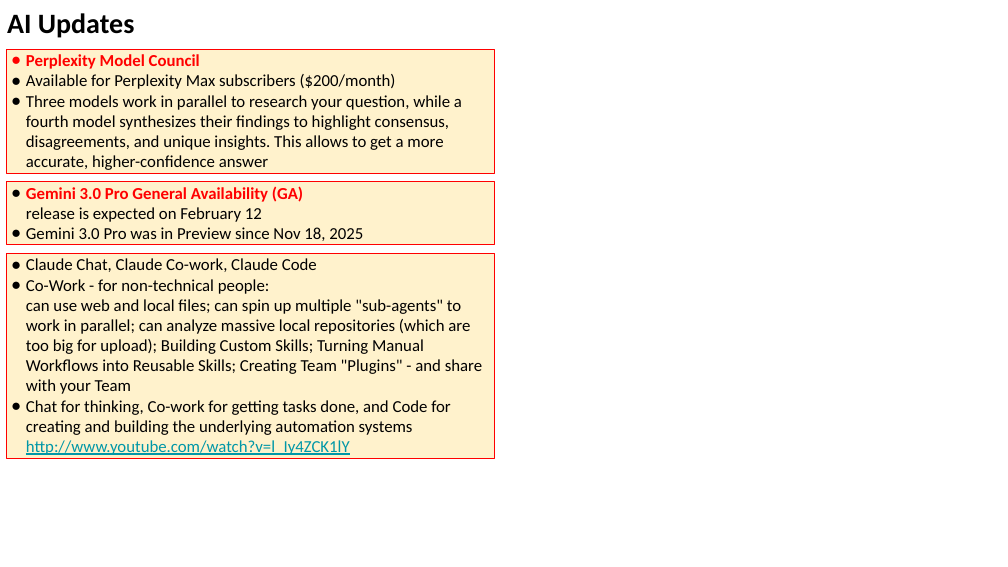
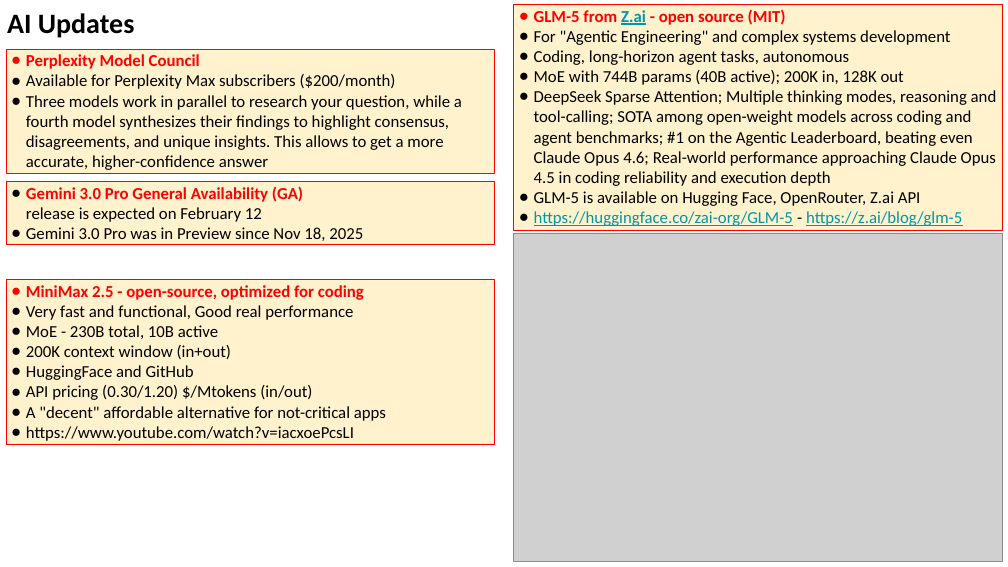
Before and after one commit to lselector/seminar, a slide deck: slide 11 of 2026/2026-02-13-AI-Updates.pptx (slide 4 before the commit). Drawn at 1008x567 pixels with LibreOffice and Linux fonts; fonts in the diff are those of the drawing; grey boxes stand for pictures. Boxes give left, top, right and bottom in pixels: in the first picture for what was removed or moved away, otherwise in the second. Text is boxed around its words. In the diff, an @@ line names an element or a change of style, - is before the commit and + after.

```diff
--- a/2026/2026-02-13-AI-Updates.pptx
+++ b/2026/2026-02-13-AI-Updates.pptx
@@ rectangle added at (514, 4, 1003, 230), fill #FFF2CC, outline #FF0000 0.75 pt, 12 pt, text #000000 @@
+● GLM-5 from Z.ai - open source (MIT)
+● For "Agentic Engineering" and complex systems development
+● Coding, long-horizon agent tasks, autonomous
+● MoE with 744B params (40B active); 200K in, 128K out
+● DeepSeek Sparse Attention; Multiple thinking modes, reasoning and tool-calling; SOTA among open-weight models across coding and agent benchmarks; #1 on the Agentic Leaderboard, beating even Claude Opus 4.6; Real-world performance approaching Claude Opus 4.5 in coding reliability and execution depth
+● GLM-5 is available on Hugging Face, OpenRouter, Z.ai API
+● https://huggingface.co/zai-org/GLM-5 - https://z.ai/blog/glm-5
@@ picture added at (514, 234, 1003, 562) @@
@@ rectangle removed at (6, 253, 495, 459) @@
-● Claude Chat, Claude Co-work, Claude Code
-● Co-Work - for non-technical people:
-  can use web and local files; can spin up multiple "sub-agents" to work in parallel; can analyze massive local repositories (which are too big for upload); Building Custom Skills; Turning Manual Workflows into Reusable Skills; Creating Team "Plugins" - and share with your Team
-● Chat for thinking, Co-work for getting tasks done, and Code for creating and building the underlying automation systems http://www.youtube.com/watch?v=l_Iy4ZCK1lY
@@ rectangle added at (6, 279, 495, 445), fill #FFF2CC, outline #FF0000 0.75 pt, 12 pt, text #000000 @@
+● MiniMax 2.5 - open-source, optimized for coding
+● Very fast and functional, Good real performance
+● MoE - 230B total, 10B active
+● 200K context window (in+out)
+● HuggingFace and GitHub
+● API pricing (0.30/1.20) $/Mtokens (in/out)
+● A "decent" affordable alternative for not-critical apps
+● https://www.youtube.com/watch?v=iacxoePcsLI
```
Also in this commit, not shown: 13 other slides changed, 13 slides added, 3 slides removed.
